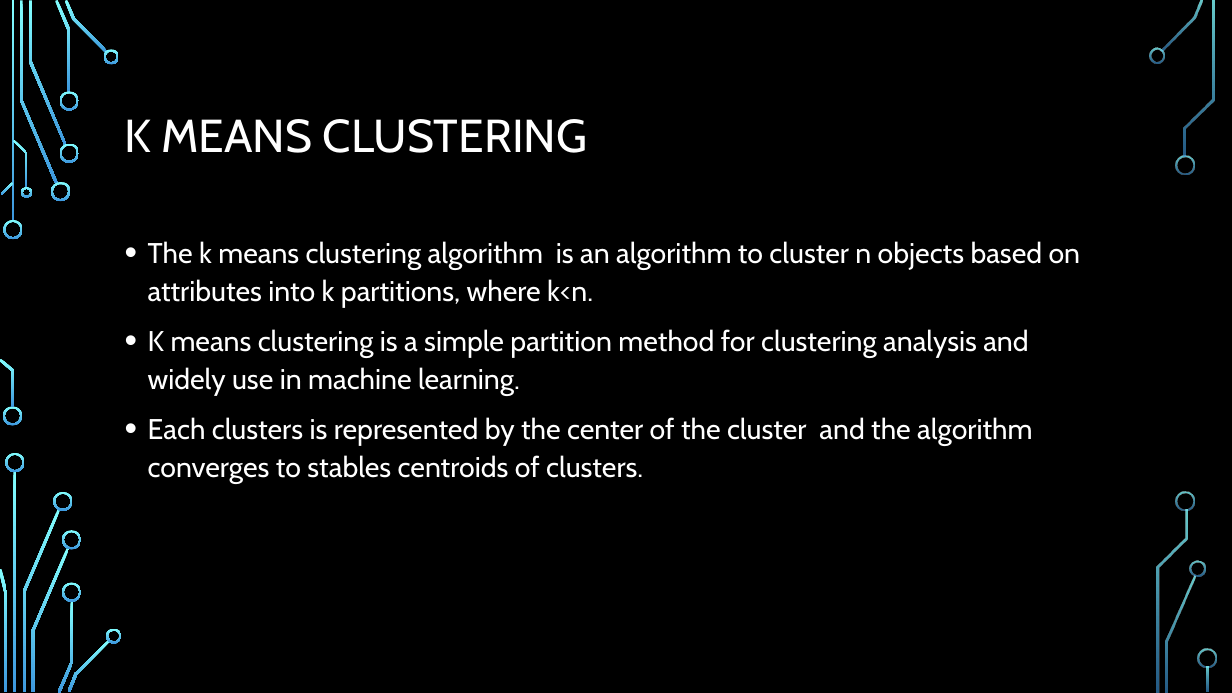
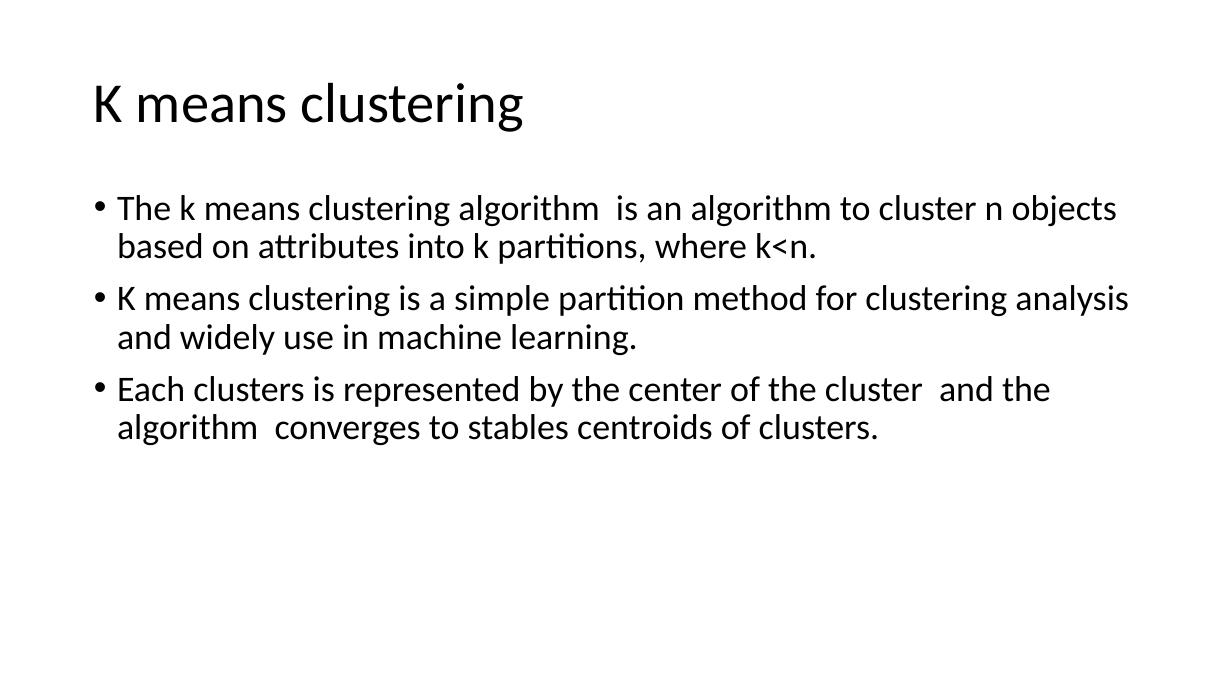
Before and after one commit to liotahuf/project_k_means, a slide deck: slide 5 of Midle presentation.pptx. Drawn at 1232x693 pixels with LibreOffice and Linux fonts; fonts in the diff are those of the drawing; background and template pictures are left out. Boxes give left, top, right and bottom in pixels: in the first picture for what was removed or moved away, otherwise in the second. Text is boxed around its words. In the diff, an @@ line names an element or a change of style, - is before the commit and + after.

```diff
--- a/Midle presentation.pptx
+++ b/Midle presentation.pptx
@@ background picture (left out) to #FFFFFF @@
@@ title at [94,82,524,132]: text changed; size 36 to 44 pt; font Cabin to Calibri; text colour #FFFFFF to #000000 @@
-K MEANS CLUSTERING
+K means clustering
@@ text "The k means clustering algorithm ...": place and size @@
-text "The k means clustering algorithm ..." at [148,241,1081,484]
+text "The k means clustering algorithm ..." at [117,195,1129,445]
@@ text "The k means clustering algorithm ..." at [117,195,1129,445]: size 22.2 to 28 pt, font Cabin to Calibri, text colour #FFFFFF to #000000; line spacing 1.1 to 0.9 @@
@@ group removed at [0,0,1217,693]: 33 freeform shapes, 3 rectangles @@
```
Also in this commit, not shown: 47 other slides changed, 2 other files.
